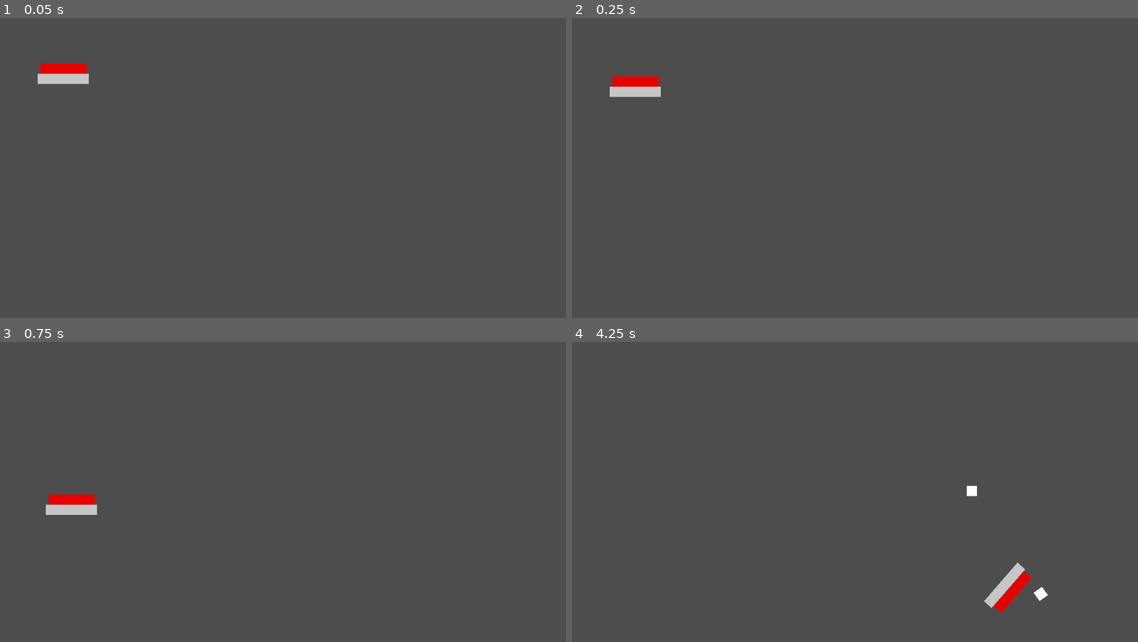
Above: before the commit, frames 1-4 (two rows, left to right).
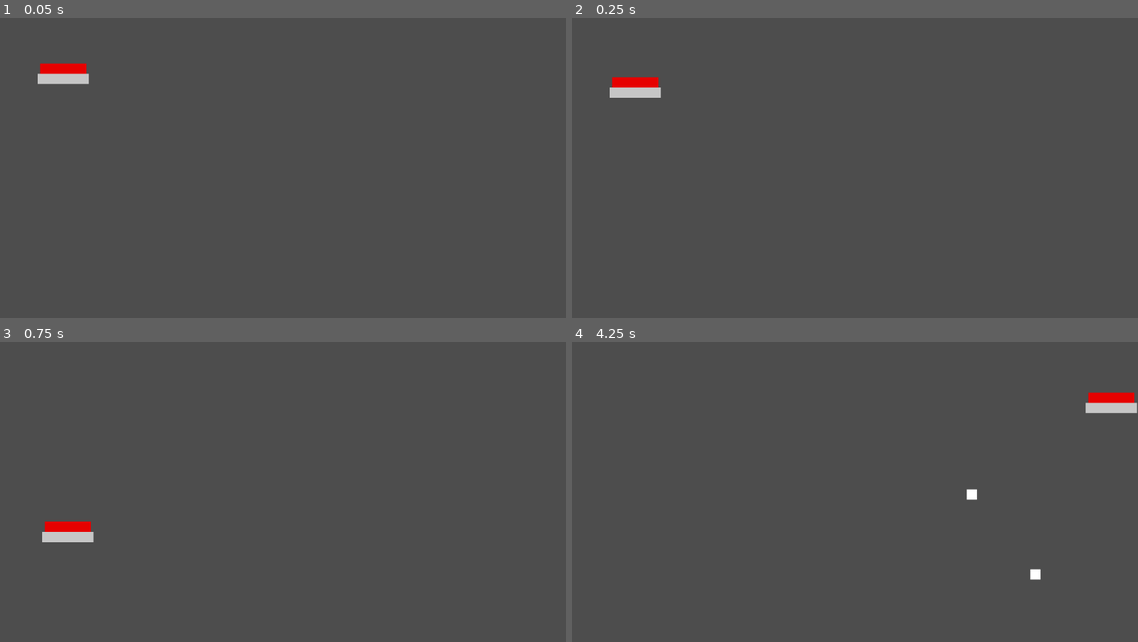
Above: after the commit, the same moments.

Repository: Kratpa/ButtonGame
Game: Godot game, scene res://scenes/game/Game.tscn
The game is run twice, just before and just after one commit, with the same random seed, the same clock (stepped at 60 frames per second) and the same inputs.
Inputs:
- Up to frame 1 (0.05 s): no input
- Up to frame 2 (0.25 s): no input
- Up to frame 3 (0.75 s): hold Right from 0.53 s (still down)
- Up to frame 4 (4.25 s): release Right at 1.28 s; hold Left 1.28-2.03 s; hold Right 2.03-3.53 s; hold Left from 3.53 s (still down)

Frame 1 is identical in both runs. In frame 2, 0.1% of the frame differs, in the area x 6-16%, y 19-27%; in frame 3, 1.2%; in frame 4, 1.4%, in the area x 69-100%, y 16-91%.

Commit message:
New floor physics

Diff:
--- a/godot/project.godot
+++ b/godot/project.godot
@@ -14,3 +14,7 @@
 run/main_scene="res://scenes/game/Game.tscn"
 config/features=PackedStringArray("4.2", "Forward Plus")
 config/icon="res://icon.svg"
+
+[display]
+
+window/size/resizable=false
--- a/godot/scenes/floor/Floor.tscn
+++ /dev/null
@@ -1,17 +0,0 @@
-[gd_scene load_steps=3 format=3 uid="uid://c65bvqy6mdh57"]
-
-[ext_resource type="Script" path="res://scenes/floor/Floor.gd" id="1_plbjq"]
-
-[sub_resource type="RectangleShape2D" id="RectangleShape2D_8hr1x"]
-size = Vector2(1160, 1)
-
-[node name="Floor" type="Area2D"]
-position = Vector2(574, 648)
-script = ExtResource("1_plbjq")
-
-[node name="CollisionShape2D" type="CollisionShape2D" parent="."]
-position = Vector2(1, -1)
-shape = SubResource("RectangleShape2D_8hr1x")
-debug_color = Color(0.701961, 0.313726, 0.937255, 0.419608)
-
-[connection signal="body_entered" from="." to="." method="_on_body_entered"]
--- a/godot/scenes/floor/Floor.gd
+++ b/godot/scenes/floor/Floor2.gd
@@ -1,4 +1,4 @@
-extends Area2D
+extends RigidBody2D
 
 
 # Called when the node enters the scene tree for the first time.
@@ -11,8 +11,6 @@
 	pass
 
 
-
-
-func _on_body_entered(body):
+func _on_body_entered(body: RigidBody2D):
 	body.linear_velocity = Vector2(body.linear_velocity.x, 0)
-	body.apply_central_impulse(Vector2(0, -1000))
+	body.apply_central_impulse(Vector2(0, -1000 * body.mass))
--- /dev/null
+++ b/godot/scenes/floor/Floor2.tscn
@@ -0,0 +1,24 @@
+[gd_scene load_steps=4 format=3 uid="uid://bu7hm0hblrlpn"]
+
+[ext_resource type="Script" path="res://scenes/floor/Floor2.gd" id="1_jnxpy"]
+
+[sub_resource type="PhysicsMaterial" id="PhysicsMaterial_5tpp5"]
+friction = 0.0
+bounce = 1.0
+
+[sub_resource type="RectangleShape2D" id="RectangleShape2D_a3hfq"]
+size = Vector2(1154, 30)
+
+[node name="Floor2" type="RigidBody2D"]
+mass = 0.01
+physics_material_override = SubResource("PhysicsMaterial_5tpp5")
+freeze = true
+freeze_mode = 1
+max_contacts_reported = 4
+contact_monitor = true
+script = ExtResource("1_jnxpy")
+
+[node name="CollisionShape2D" type="CollisionShape2D" parent="."]
+shape = SubResource("RectangleShape2D_a3hfq")
+
+[connection signal="body_entered" from="." to="." method="_on_body_entered"]
--- a/godot/scenes/game/Game.tscn
+++ b/godot/scenes/game/Game.tscn
@@ -2,13 +2,14 @@
 
 [ext_resource type="Script" path="res://scenes/game/Game.gd" id="1_816xq"]
 [ext_resource type="PackedScene" uid="uid://b0phhgyg3mhwf" path="res://scenes/player/Player.tscn" id="2_dwpk8"]
-[ext_resource type="PackedScene" uid="uid://c65bvqy6mdh57" path="res://scenes/floor/Floor.tscn" id="2_idac8"]
+[ext_resource type="PackedScene" uid="uid://bu7hm0hblrlpn" path="res://scenes/floor/Floor2.tscn" id="2_hwmhc"]
 [ext_resource type="PackedScene" uid="uid://5p0c2cncvtai" path="res://scenes/object/ObjectSpawner.tscn" id="4_irqdp"]
 
 [node name="Game" type="Node2D"]
 script = ExtResource("1_816xq")
 
-[node name="Floor" parent="." instance=ExtResource("2_idac8")]
+[node name="Floor2" parent="." instance=ExtResource("2_hwmhc")]
+position = Vector2(577, 663)
 
 [node name="Player" parent="." instance=ExtResource("2_dwpk8")]
 position = Vector2(171, 170)
--- a/godot/scenes/object/Object.tscn
+++ b/godot/scenes/object/Object.tscn
@@ -3,6 +3,8 @@
 [sub_resource type="RectangleShape2D" id="RectangleShape2D_hytsd"]
 
 [node name="Object" type="RigidBody2D"]
+max_contacts_reported = 1
+contact_monitor = true
 
 [node name="CollisionShape2D" type="CollisionShape2D" parent="."]
 shape = SubResource("RectangleShape2D_hytsd")
--- a/godot/scenes/player/Player.tscn
+++ b/godot/scenes/player/Player.tscn
@@ -10,8 +10,8 @@
 size = Vector2(100, 20)
 
 [node name="Player" type="RigidBody2D"]
-mass = 1.06
-linear_damp = 1.0
+mass = 2.0
+angular_damp = 2.5
 script = ExtResource("1_1sgmg")
 
 [node name="RedPart" type="CollisionShape2D" parent="."]
